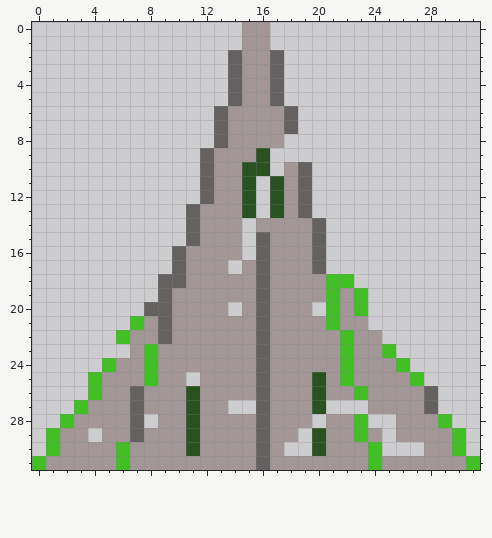
Two states of a pixel-art sprite, broken.png. The first picture shows the starting point.
The file is 32x32 pixels. Colours within 5 levels of each other are drawn and written as one.
Now the later version:
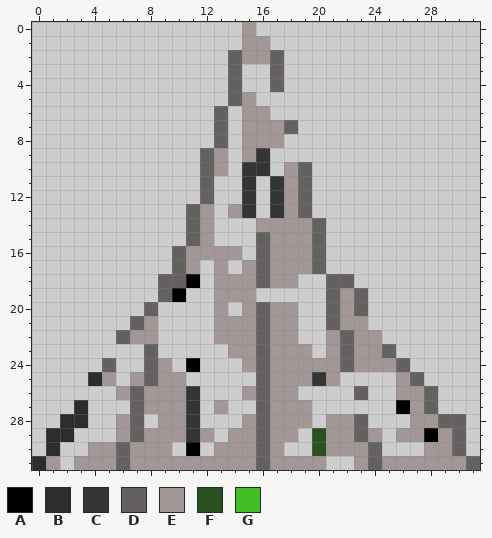
Palette (. is transparent): A #000000  B #2d2b2b  C #363535  D #666161  E #a39696  F #295220  G #41bf24
Change:
@@ x 0..31 @@
- 0 ...............EE...............
+ 0 ...............E................
  1 ...............EE...............
  2 ..............DEED..............
- 3 ..............DEED..............
- 4 ..............DEED..............
- 5 ..............DEED..............
- 6 .............DEEEED.............
- 7 .............DEEEED.............
- 8 .............DEEEE..............
- 9 ............DEEEF...............
-10 ............DEEFF.ED............
-11 ............DEEF.FED............
-12 ............DEEF.FED............
-13 ...........DEEEF.FED............
-14 ...........DEEE.EEEED...........
-15 ...........DEEE.DEEED...........
+ 3 ..............D..D..............
+ 4 ..............D..D..............
+ 5 ..............DE................
+ 6 .............D.EE...............
+ 7 .............D.EEED.............
+ 8 .............D.EEE..............
+ 9 ............DE.EC...............
+10 ............DE.CC.ED............
+11 ............D..C.CED............
+12 ............D..C.CED............
+13 ...........DE.EC.CED............
+14 ...........DE...EEEED...........
+15 ...........DE...DEEED...........
 16 ..........DEEEE.DEEED...........
-17 ..........DEEE.EDEEED...........
-18 .........DDEEEEEDEEEEGG.........
-19 .........DEEEEEEDEEEEGEG........
-20 ........DDEEEE.EDEEE.GEG........
-21 .......GEDEEEEEEDEEEEGEE........
-22 ......GEEDEEEEEEDEEEEEGEE.......
-23 .......EGEEEEEEEDEEEEEGEEG......
-24 .....GEEGEEEEEEEDEEEEEGEEEG.....
-25 ....GEEEGEE.EEEEDEEEFEGEEEEG....
-26 ....GEEDEEEFEEEEDEEEFEEGEEEED...
-27 ...GEEEDEEEFEE..DEEEF...EEEED...
-28 ..GEEEED.EEFEEEEDEEE.EEG..EEEG..
-29 .GEE.EEDEEEFEEEEDEE.FEEGE.EEEEG.
-30 .GEEEEGEEEEFEEEEDE..FEEEG...EEG.
-31 GEEEEEGEEEEEEEEEDEEEEEEEGEEEEEEG
+17 ..........DE.E.EDEEED...........
+18 .........DDA.EEEDEE..DD.........
+19 .........DA..EEE.....DED........
+20 ........D....E.EDEE..DED........
+21 .......DE....EEEDEE..DEE........
+22 ......DEE....EEEDEE..EDEE.......
+23 ........D.....EEDEEE.EDEED......
+24 .....D..DE.A...EDEEEEEDEEED.....
+25 ....BE.EDEE.....DEEECE....ED....
+26 ......EDEEEC...EDEE....D..EED...
+27 ...B...DEEEC.E..DEEE......AED...
+28 ..BB..ED.EEC...EDEEE.EED...EEDD.
+29 .BB...EDEEECE.EEDEE.FEEDE.EEAED.
+30 .B..EEDEEE.A.EEEDE..FEEED...EED.
+31 BE.EEEDEEEEEEEEEDEEEE..EDEEEEEED
Pixel boxes of the changes (left, top, right, bottom) in both pictures:
changed: (32, 22, 480, 470)
